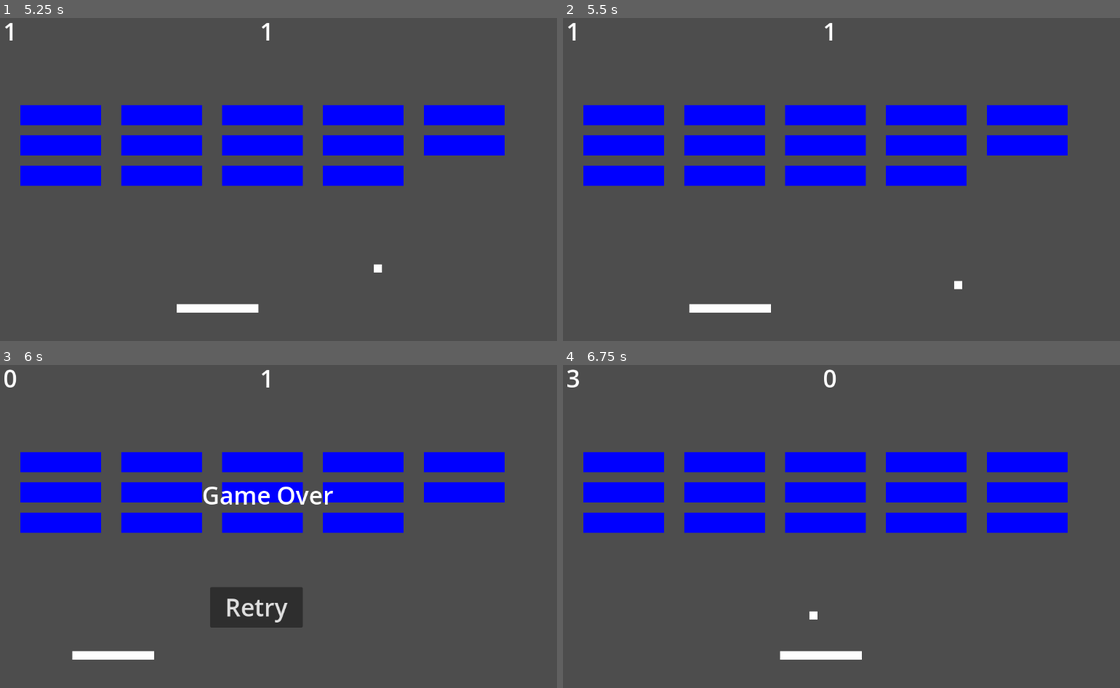
Above: before the commit, frames 1-4 (two rows, left to right).
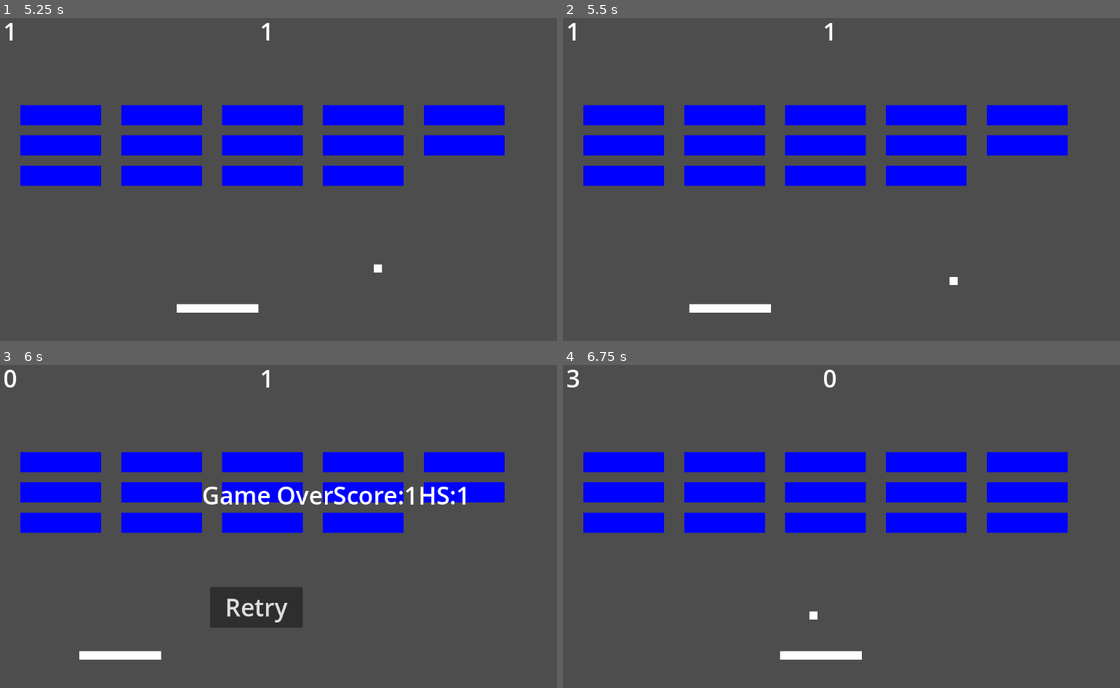
Above: after the commit, the same moments.

Repository: Darsh70/breakout
Game: Godot game, scene res://node_2d.tscn
Two runs of this game, one before a commit and one after it. Both use one fixed random seed, a clock stepped at 60 frames per second and the inputs below. The project has no main scene, so this scene is started directly.
Inputs:
- Up to frame 1 (5.25 s): tap Enter at 0.5 s; hold Right (right) 0.53-1.28 s; hold Left (left) 1.28-2.03 s; hold Right (right) 2.03-3.53 s; hold Left (left) from 3.53 s (still down)
- Up to frame 2 (5.5 s): keep holding Left (left)
- Up to frame 3 (6 s): release Left (left) at 5.78 s; hold Right (right) from 5.78 s (still down)
- Up to frame 4 (6.75 s): release Right (right) at 6.5 s; click "Retry" at 6.5 s

Frame 1 is identical in both runs. In frame 2, less than 0.1% of the frame differs, in the area x 69-72%, y 80-85%; in frame 3, 0.6%, in the area x 12-84%, y 37-92%; in frame 4, nothing differs.

Commit message:
add save and high-score functionality

Diff:
--- a/main.gd
+++ b/main.gd
@@ -2,10 +2,25 @@
 
 var score = 0
 var lives = 3
+var highscore = 0
+const SAVE_PATH = "user://highscore.save"
 # Called when the node enters the scene tree for the first time.
 func _ready() -> void:
-	pass # Replace with function body.
+	highscore = load_highscore()
 
+func save_highscore(value: int):
+	var file = FileAccess.open(SAVE_PATH, FileAccess.WRITE)
+	if file:
+		file.store_var(value)
+		file.close()
+
+func load_highscore():
+	if FileAccess.file_exists(SAVE_PATH):
+		var file = FileAccess.open(SAVE_PATH, FileAccess.READ)
+		var value = file.get_var()
+		file.close()
+		return value
+	return 0
 
 # Called every frame. 'delta' is the elapsed time since the previous frame.
 func _process(_delta: float) -> void:
@@ -22,6 +37,10 @@
 	if body.name == "Ball":
 		lives -= 1
 		if lives == 0:
+			if score > highscore:
+				highscore = score
+				save_highscore(highscore)
+			$Score/Label3.text = "Game Over" + "Score:" + str(score) + "HS:" + str(highscore)
 			$Score/Label3.visible = true
 			$Player.set_process(false)
 			$Score/Button.visible = true
@@ -30,6 +49,7 @@
 
 
 func restart():
+	$Ball.speed = 300
 	$Ball.position = $Player.position
 	$Ball.velocity = Vector2.ZERO
 	$Ball.launch_delayed(1.0)
